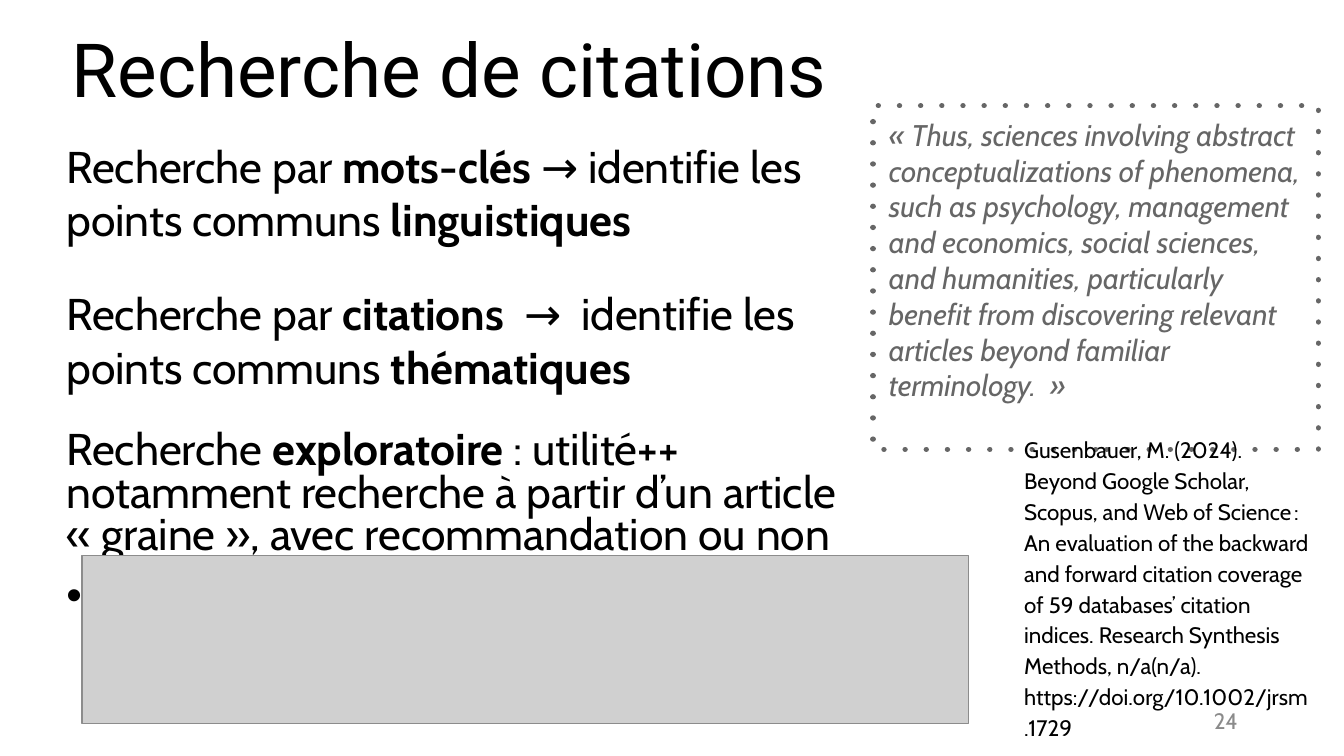
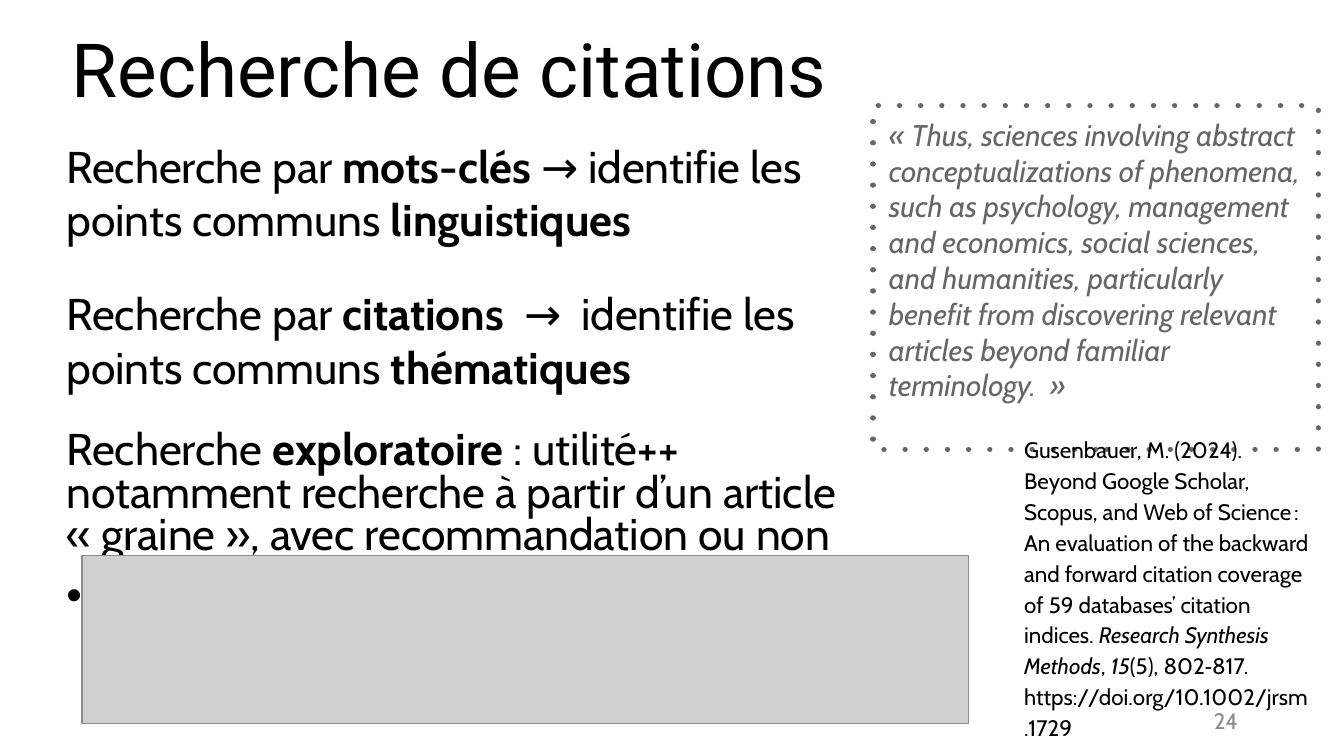
Before and after one commit to fflamerie/intro_revlit, a slide deck: slide 24 of docs/Intro_RevLit.odp. Drawn at 1344x756 pixels with LibreOffice and Linux fonts; fonts in the diff are those of the drawing; grey boxes stand for pictures. Boxes give left, top, right and bottom in pixels: in the first picture for what was removed or moved away, otherwise in the second. Text is boxed around its words. In the diff, an @@ line names an element or a change of style, - is before the commit and + after.

```diff
--- a/docs/Intro_RevLit.odp
+++ b/docs/Intro_RevLit.odp
@@ text at (x1=1024, y1=441, x2=1309, y2=736): text changed @@
-Gusenbauer, M. (2024). Beyond Google Scholar, Scopus, and Web of Science : An evaluation of the backward and forward citation coverage of 59 databases’ citation indices. Research Synthesis Methods, n/a(n/a). https://doi.org/10.1002/jrsm.1729
+Gusenbauer, M. (2024). Beyond Google Scholar, Scopus, and Web of Science : An evaluation of the backward and forward citation coverage of 59 databases’ citation indices. Research Synthesis Methods, 15(5), 802‑817. https://doi.org/10.1002/jrsm.1729
```
Also in this commit, not shown: 22 other slides changed, 5 other files.
